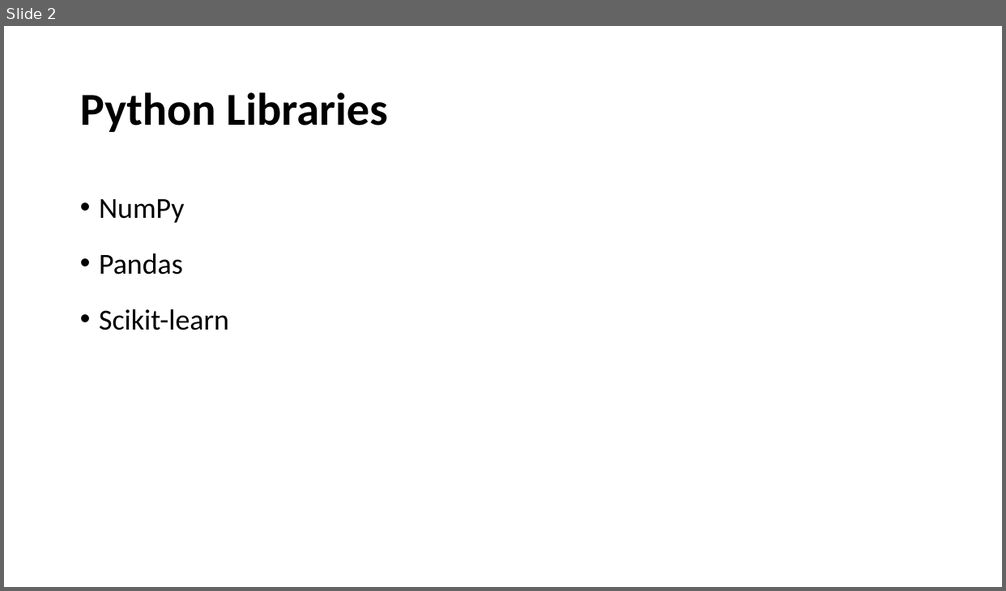
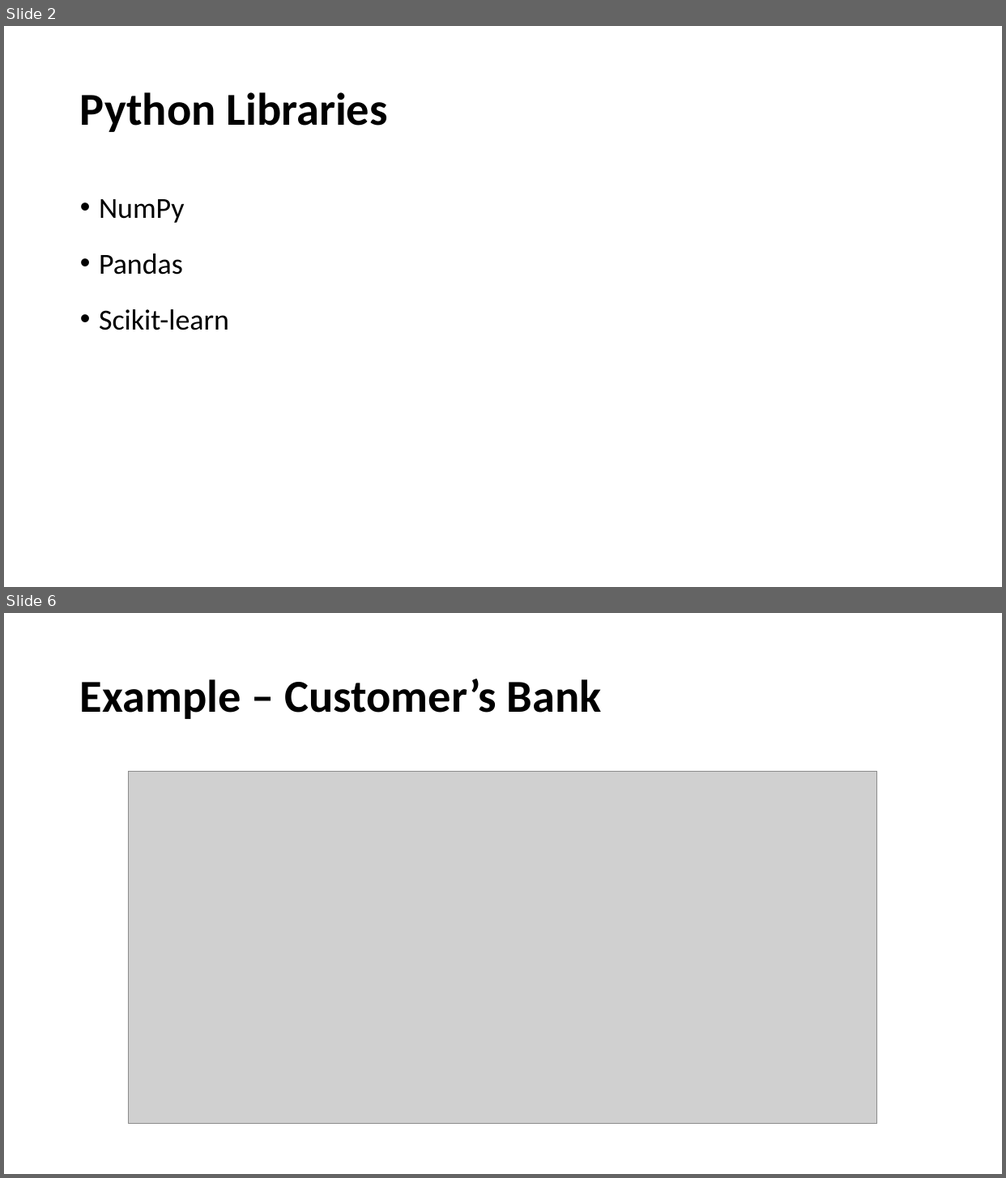
Before and after one commit to maymewanida/cu_lab_meeting, a slide deck: 20170911_scikit_cnn_lstm.pptx. Shown one above the other, each under a label of ours: slide 2 before the commit, slides 2 and 6 after it; the slides between them are not shown. The pictures are 1006x591 and 1006x1178 pixels, drawn with LibreOffice and Linux fonts; fonts in the diff are those of the drawing; grey boxes stand for pictures. Boxes give left, top, right and bottom in pixels: in the first picture for what was removed or moved away, otherwise in the second. Text is boxed around its words. In the diff, an @@ line names an element or a change of style, - is before the commit and + after.

```diff
--- a/20170911_scikit_cnn_lstm.pptx
+++ b/20170911_scikit_cnn_lstm.pptx
@@ slide 6 added at <box>4,613,1002,1174</box>, background #FFFFFF @@
@@ title added at <box>80,679,602,719</box>, 44 pt, text #000000, bold @@
+Example – Customer’s Bank
@@ picture added at <box>129,771,878,1124</box> @@
```
Also in this commit, not shown: 2 slides changed, 6 other slides added, 3 slides removed.
